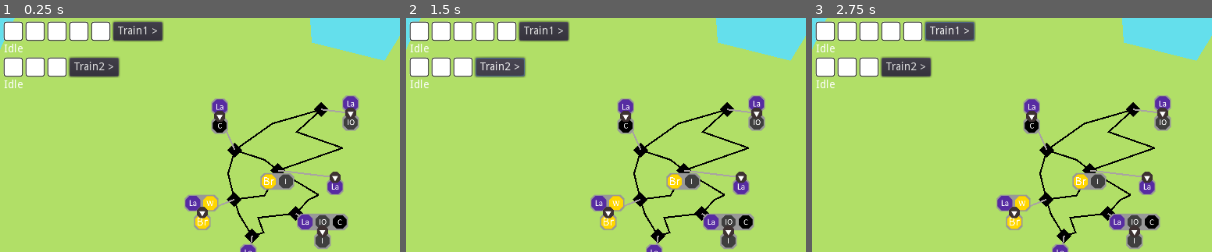
Above: before the commit, frames 1-3 (left to right).
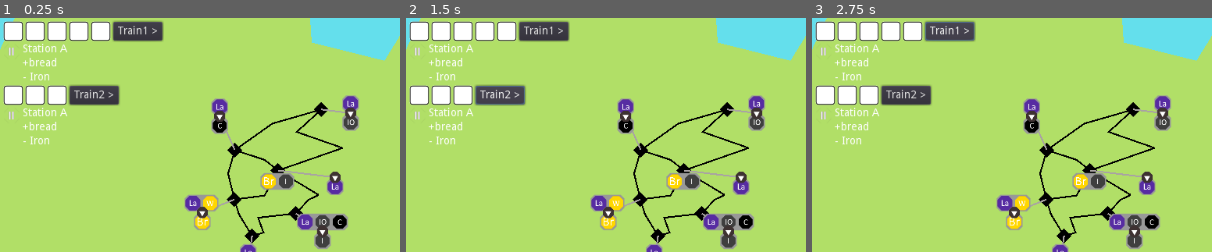
Above: after the commit, the same moments.

Repository: LeBoku/supply-chained
Game: Godot game, scene res://Game.tscn
Two runs of this game, one before a commit and one after it. Both use one fixed random seed, a clock stepped at 60 frames per second and the inputs below.
Inputs:
- Up to frame 1 (0.25 s): no input
- Up to frame 2 (1.5 s): click "Train1 >" at 0.5 s; click "Train2 >" at 1.25 s
- Up to frame 3 (2.75 s): click "Train1 >" at 2 s
The pictures show only the part of the screen within x 0-50%, y 0-50%; the shares and areas given below are measured in that part.

The runs differ from the first frame. In frame 1, 5.7% of the frame differs, in the area x 0-30%, y 11-55%; in frame 2, 5.7%; in frame 3, 5.7%.

Commit message:
added current route play state

Diff:
--- a/supply-chained/carriers/Hud.tscn
+++ b/supply-chained/carriers/Hud.tscn
@@ -3,7 +3,7 @@
 [ext_resource path="res://carriers/Hud.gd" type="Script" id=1]
 [ext_resource path="res://cargo/icons/placeholder.png" type="Texture" id=2]
 [ext_resource path="res://carriers/Cargo.gd" type="Script" id=3]
-[ext_resource path="res://carriers/CurrentRoute.gd" type="Script" id=4]
+[ext_resource path="res://router/hud/RouteHud.tscn" type="PackedScene" id=4]
 
 [sub_resource type="StyleBoxFlat" id=1]
 bg_color = Color( 1, 1, 1, 1 )
@@ -63,15 +63,6 @@
 custom_colors/font_color_disabled = Color( 0, 0, 0, 1 )
 text = "Name >"
 
-[node name="CurrentRoute" type="HBoxContainer" parent="."]
-margin_top = 28.0
-margin_right = 94.0
-margin_bottom = 42.0
-script = ExtResource( 4 )
-
-[node name="State" type="Label" parent="CurrentRoute"]
-margin_right = 25.0
-margin_bottom = 14.0
-text = "Idle"
+[node name="CurrentRoute" parent="." instance=ExtResource( 4 )]
 
 [connection signal="pressed" from="Cargo/Name" to="." method="_on_Name_pressed"]
--- a/supply-chained/carriers/CurrentRoute.gd
+++ b/supply-chained/router/hud/RouteHud.gd
@@ -1,5 +1,7 @@
 extends HBoxContainer
 
+const play_icon = preload("res://util/icons/play.png")
+const pause_icon = preload("res://util/icons/pause.png")
 const Util = preload("res://util/Util.gd")
 
 var carrier: Carrier
@@ -12,9 +14,9 @@
 	Util.remove_children(self, [$State])
 
 	if carrier.current_route != null:
+		$State.texture = play_icon
+
 		if carrier.current_route.repeats:
-			$State.text = "On route"
-
 			for step in carrier.current_route.steps:
 				if len(step.exchanges) > 0:
 					var label = Label.new()
@@ -27,8 +29,6 @@
 							exchange_label.text = ('+' if exchange[2] else '-')+ exchange[1]
 
 							add_child(exchange_label)
-		else:
-			$State.text = "Rerouting"
 
 	else:
-		$State.text = "Idle"
+		$State.texture = pause_icon
--- /dev/null
+++ b/supply-chained/router/hud/RouteHud.tscn
@@ -0,0 +1,40 @@
+[gd_scene load_steps=3 format=2]
+
+[ext_resource path="res://router/hud/RouteHud.gd" type="Script" id=1]
+[ext_resource path="res://util/icons/pause.png" type="Texture" id=2]
+
+[node name="CurrentRoute" type="HBoxContainer"]
+script = ExtResource( 1 )
+__meta__ = {
+"_edit_use_anchors_": false
+}
+
+[node name="State" type="TextureRect" parent="."]
+margin_right = 20.0
+margin_bottom = 20.0
+rect_min_size = Vector2( 20, 20 )
+size_flags_vertical = 0
+texture = ExtResource( 2 )
+expand = true
+
+[node name="Station" type="VBoxContainer" parent="."]
+margin_left = 24.0
+margin_right = 81.0
+margin_bottom = 50.0
+
+[node name="Label" type="Label" parent="Station"]
+margin_right = 57.0
+margin_bottom = 14.0
+text = "Station A"
+
+[node name="Label2" type="Label" parent="Station"]
+margin_top = 18.0
+margin_right = 57.0
+margin_bottom = 32.0
+text = "+bread"
+
+[node name="Label3" type="Label" parent="Station"]
+margin_top = 36.0
+margin_right = 57.0
+margin_bottom = 50.0
+text = "- Iron"
Binary file added: supply-chained/util/icons/pause.png
Not shown, added: supply-chained/util/icons/pause.png.import
Binary file added: supply-chained/util/icons/play.png
Not shown, added: supply-chained/util/icons/play.png.import
